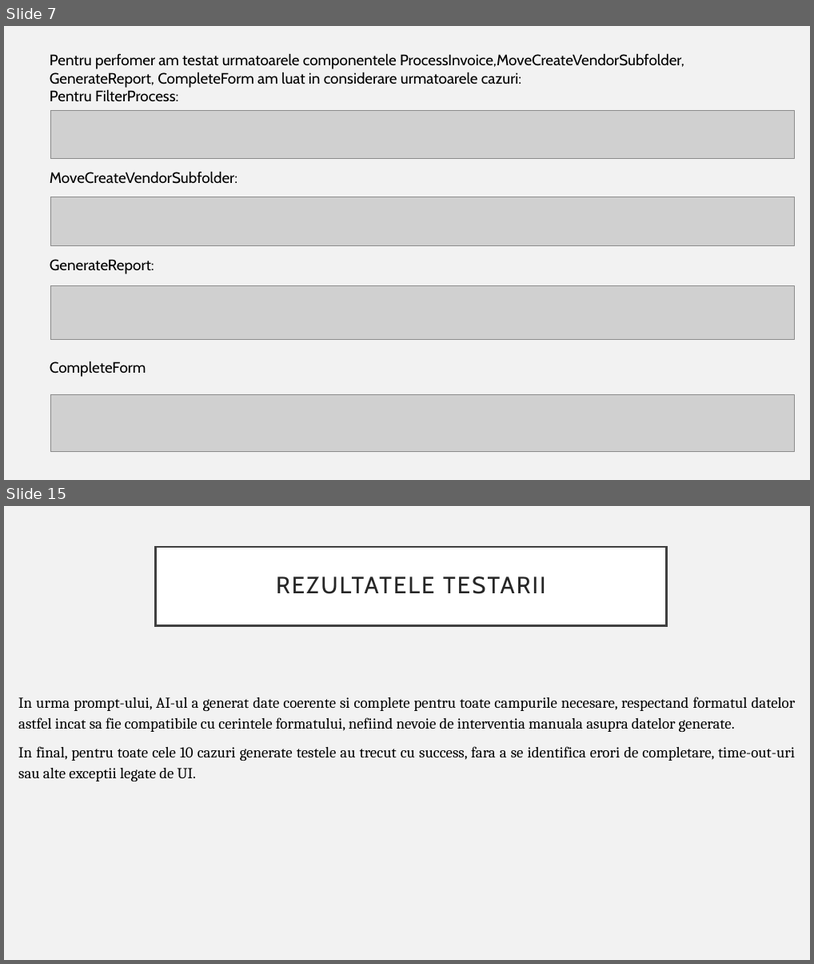
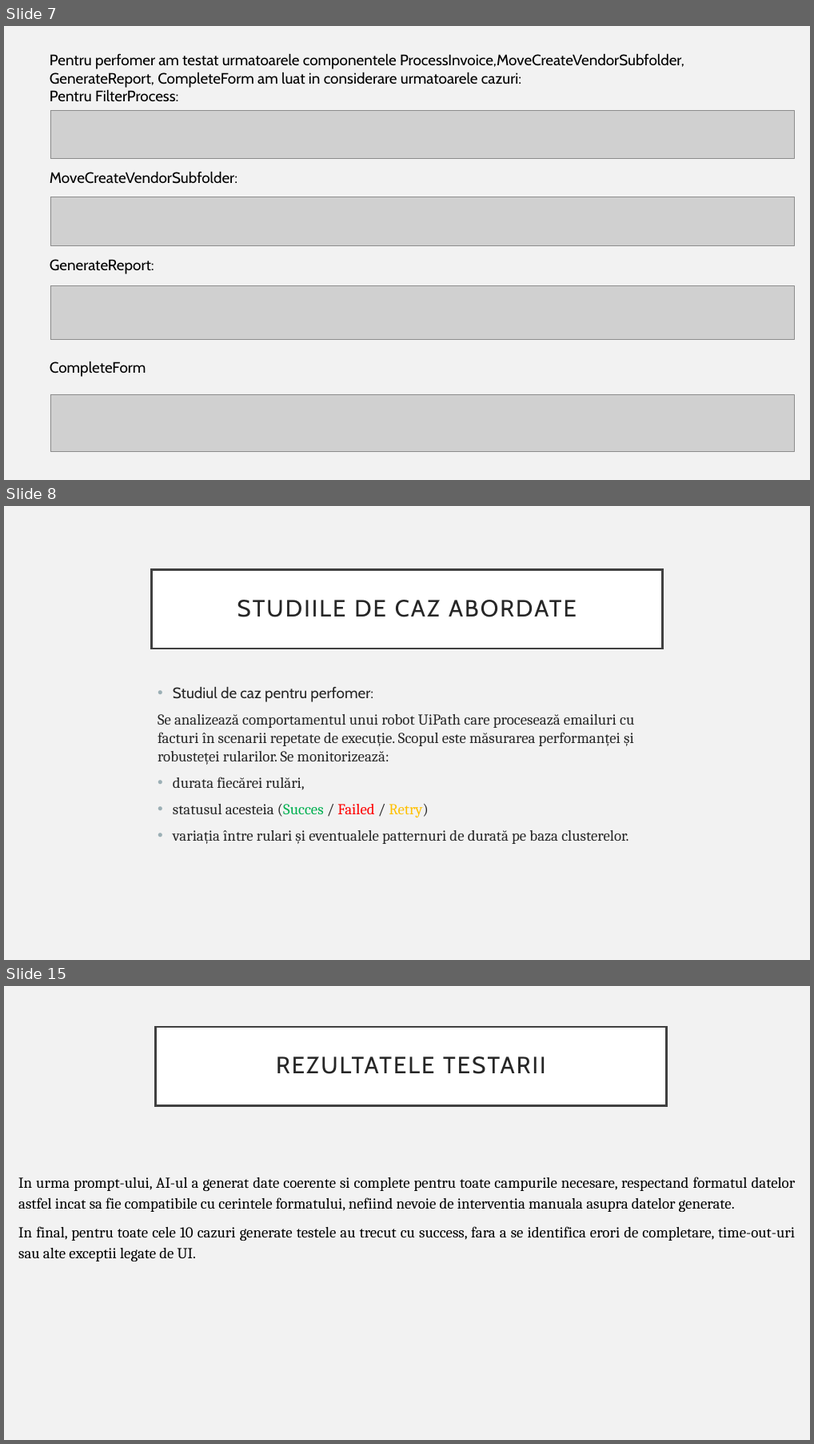
Before and after one commit to lzrwilliam/TestingOnRPAInvoiceExtractor, a slide deck: testarea sistemelor software.pptx. Shown one above the other, each under a label of ours: slides 7 and 15 before the commit, slides 7, 8 and 15 after it; the slides between them are not shown. The pictures are 814x964 and 814x1444 pixels, drawn with LibreOffice and Linux fonts; fonts in the diff are those of the drawing; grey boxes stand for pictures. Boxes give left, top, right and bottom in pixels: in the first picture for what was removed or moved away, otherwise in the second. Text is boxed around its words. In the diff, an @@ line names an element or a change of style, - is before the commit and + after.

```diff
--- a/testarea sistemelor software.pptx
+++ b/testarea sistemelor software.pptx
@@ slide 8 added at bbox=[4, 506, 810, 960], background #F2F2F2 @@
@@ title added at bbox=[152, 569, 662, 648], fill #FFFFFF, outline #404040 2.5 pt, 28 pt, text #262626 @@
+STUDIILE DE CAZ ABORDATE
@@ text added at bbox=[158, 687, 634, 844], 18 pt, text #262626 @@
+• Studiul de caz pentru perfomer:
+Se analizează comportamentul unui robot UiPath care procesează emailuri cu facturi în scenarii repetate de execuție. Scopul este măsurarea performanței și robusteței rularilor. Se monitorizează:
+• durata fiecărei rulări,
+• statusul acesteia (Succes / Failed / Retry)
+• variația între rulari și eventualele patternuri de durată pe baza clusterelor.
```
Also in this commit, not shown: 8 slides changed, 1 other slide added, 2 slides removed.
